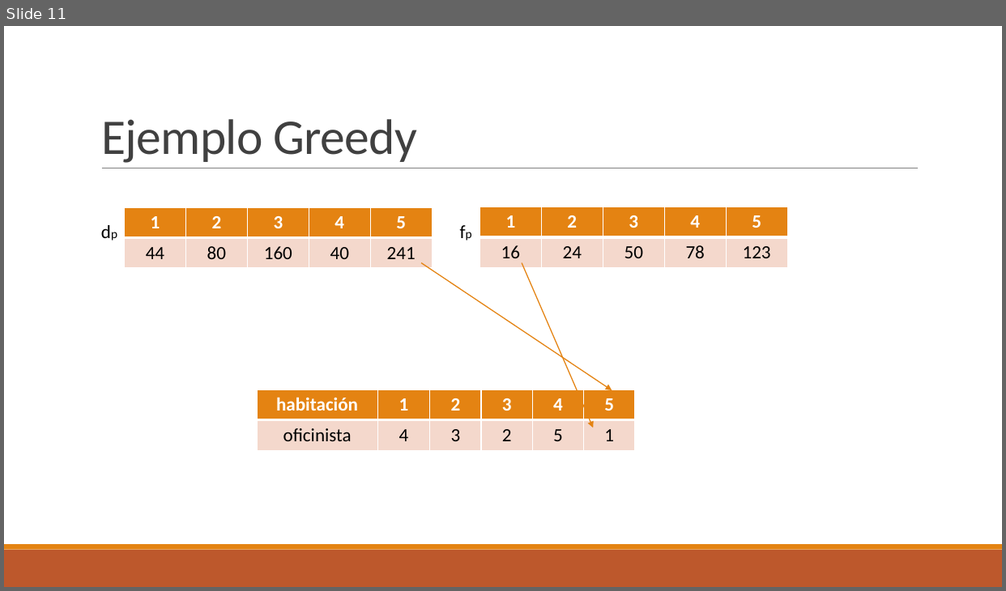
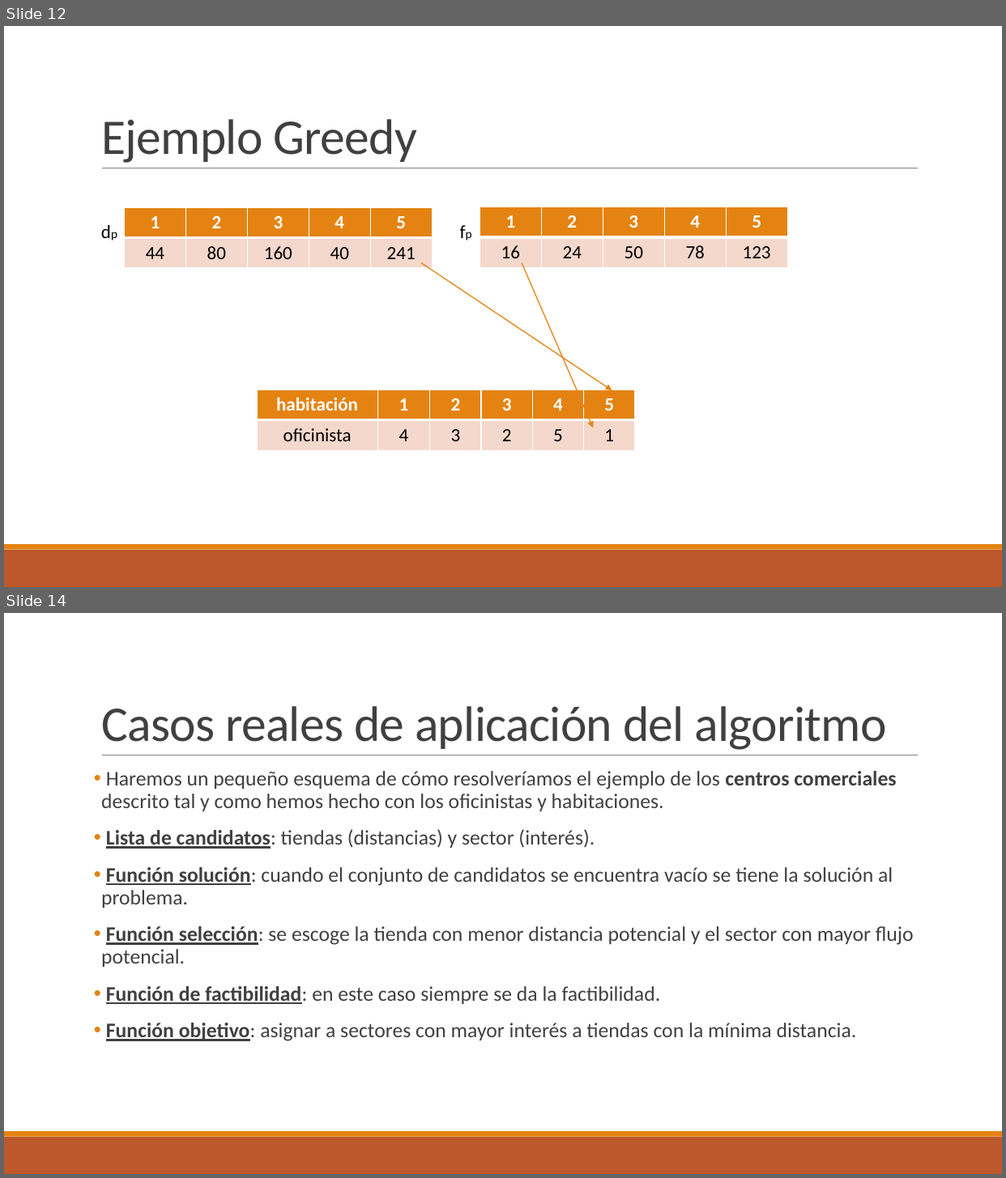
Before and after one commit to santidediego/Algoritmica, a slide deck: Practica3/Greedy.pptx. Shown one above the other, each under a label of ours: slide 11 before the commit, slides 12 and 14 after it; the slides between them are not shown. The pictures are 1006x591 and 1006x1178 pixels, drawn with LibreOffice and Linux fonts; fonts in the diff are those of the drawing. Boxes give left, top, right and bottom in pixels: in the first picture for what was removed or moved away, otherwise in the second. Text is boxed around its words. In the diff, an @@ line names an element or a change of style, - is before the commit and + after.

```diff
--- a/Practica3/Greedy.pptx
+++ b/Practica3/Greedy.pptx
@@ slide 14 added at <box>4,613,1002,1174</box>, background #FFFFFF; not listed: 3 template elements that a slide beside it also shows @@
@@ title added at <box>101,706,887,750</box>, 48 pt, text #404040 @@
+Casos reales de aplicación del algoritmo
@@ text added at <box>101,771,914,1041</box>, 20 pt, text #404040 @@
+• Haremos un pequeño esquema de cómo resolveríamos el ejemplo de los centros comerciales descrito tal y como hemos hecho con los oficinistas y habitaciones.
+• Lista de candidatos: tiendas (distancias) y sector (interés).
+• Función solución: cuando el conjunto de candidatos se encuentra vacío se tiene la solución al problema.
+• Función selección: se escoge la tienda con menor distancia potencial y el sector con mayor flujo potencial.
+• Función de factibilidad: en este caso siempre se da la factibilidad.
+• Función objetivo: asignar a sectores con mayor interés a tiendas con la mínima distancia.
@@ what was slide 11 is now slide 12 @@
```
Also in this commit, not shown: 7 slides changed, 2 other slides added, 1 other file.
